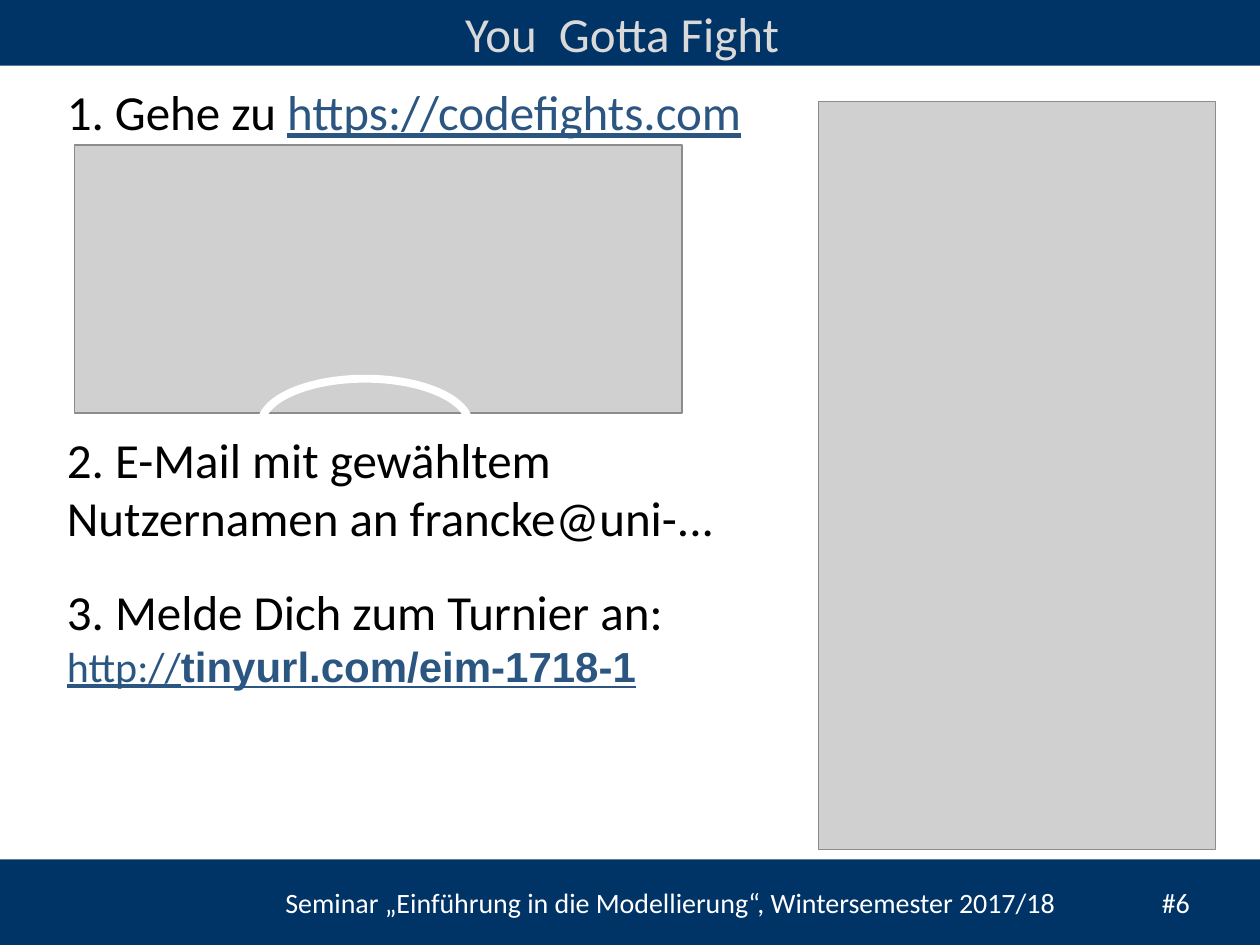
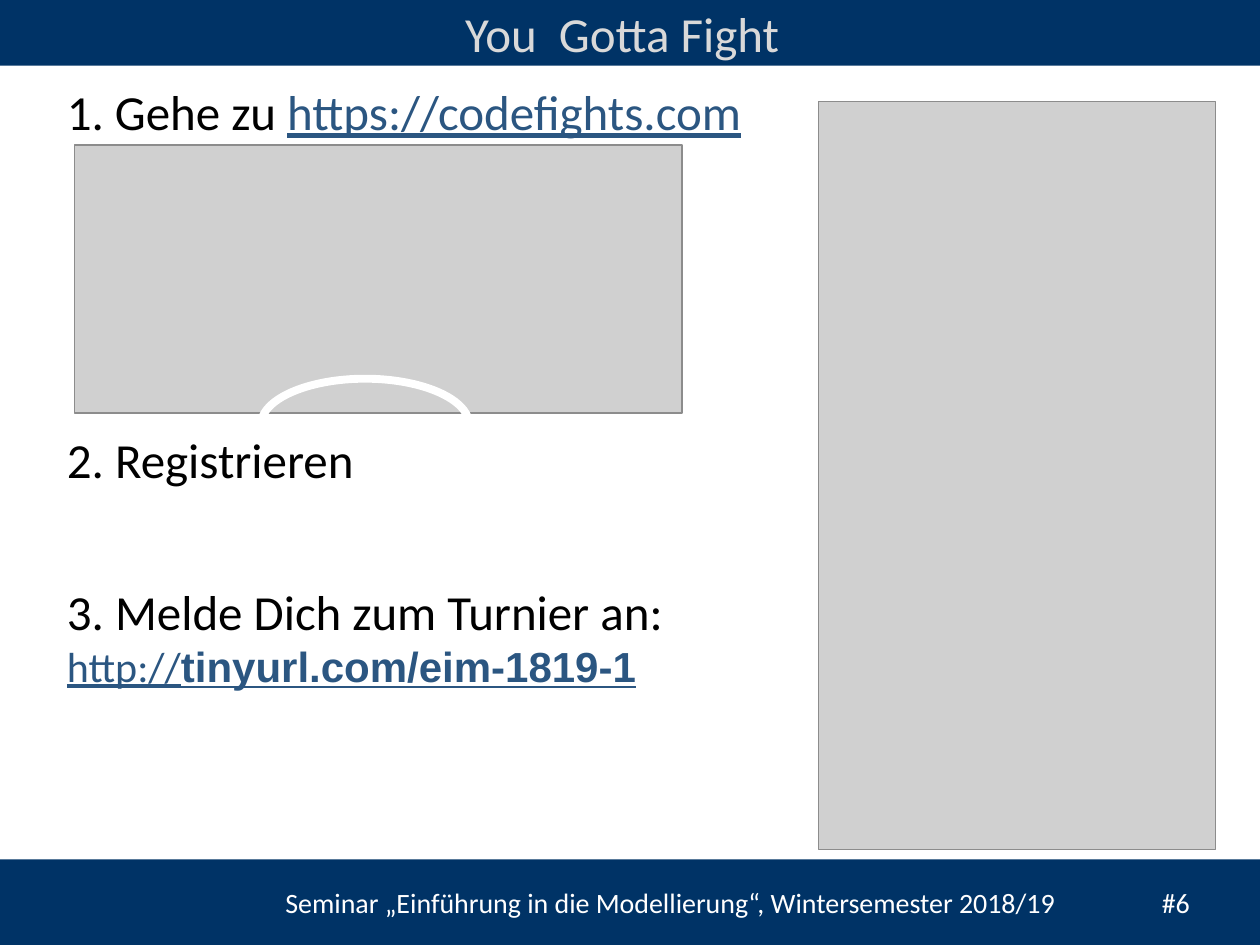
Before and after one commit to heistermann/Einf_Modellierung, a slide deck: slide 6 of Termin_1/folien/UebungModellierung#1.pptx. Drawn at 1260x945 pixels with LibreOffice and Linux fonts; fonts in the diff are those of the drawing; grey boxes stand for pictures; background and template pictures are left out. Boxes give left, top, right and bottom in pixels: in the first picture for what was removed or moved away, otherwise in the second. Text is boxed around its words. In the diff, an @@ line names an element or a change of style, - is before the commit and + after.

```diff
--- a/Termin_1/folien/UebungModellierung#1.pptx
+++ b/Termin_1/folien/UebungModellierung#1.pptx
@@ text at bbox=[67, 444, 353, 487]: text changed @@
-2. E-Mail mit gewähltem Nutzernamen an francke@uni-...
+2. Registrieren
@@ text at bbox=[67, 596, 662, 691]: text changed @@
-3. Melde Dich zum Turnier an: http://tinyurl.com/eim-1718-1
+3. Melde Dich zum Turnier an: http://tinyurl.com/eim-1819-1
@@ text at bbox=[285, 893, 1190, 918]: text changed @@
-Seminar „Einführung in die Modellierung“, Wintersemester 2017/18 #6
+Seminar „Einführung in die Modellierung“, Wintersemester 2018/19 #6
```
Also in this commit, not shown: 5 other slides changed, 1 other file.
